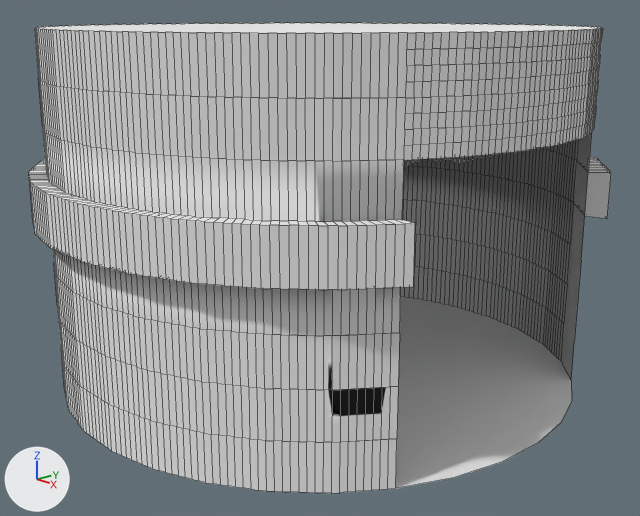
The Blender file TurnstileMachine/TurnstileMachine.blend as it was, and as the next commit left it.
One viewpoint serves both versions: a camera (50 mm lens) standing at (6.2, -5.82, 3.95) and looking at (-0.18, -0.11, 1.56). Arrows for +X, +Y and +Z are at lower left; the lights stay in place. Mesh edges are drawn as thin lines.
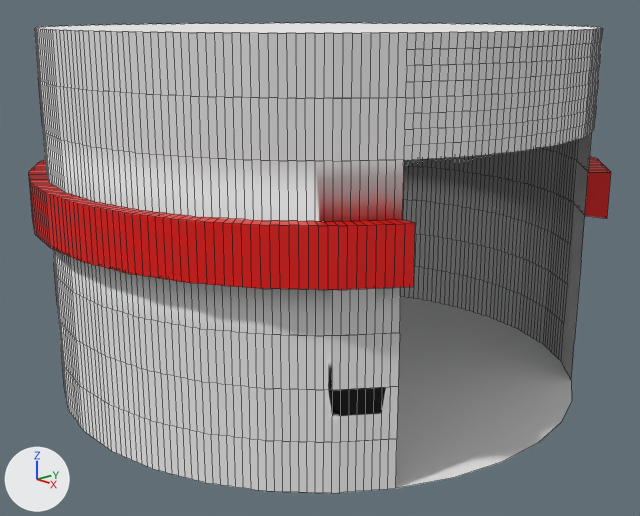
Commit message: Two materials, one with team color

Diff of the bpy script that builds the scene:
```diff
--- a/TurnstileMachine/TurnstileMachine.blend.py
+++ b/TurnstileMachine/TurnstileMachine.blend.py
@@ mat_team_color_material @@
+mat_team_color_material = principled_material('Team Color Material')
+mat_team_color_material.base_color = (0.8, 0.00225, 0.0)  # red #e70700
@@ me_cylinder @@
 me_cylinder.from_pydata(...)  # 2742 vertices, 2618 faces, 98 loose edges; spans x -2.95..2.29, y -2.78..2.67, z 0.37..3.8
 # used by ob_cylinder; location = (0.0, 0.0, 0.0)
+# me_cylinder part 1: 418 of the faces centred in x -2.95..2.17, y -2.78..2.67, z 2.27..2.53 switch from mat_material_001 (its picture is missing) to mat_team_color_material (red #e70700)
```

Where the change shows, as pixel boxes [x1, y1, x2, y2] in the pictures (640 x 516 px):
part 1 of me_cylinder, recoloured (grey to red): [29, 156, 611, 290] in both
